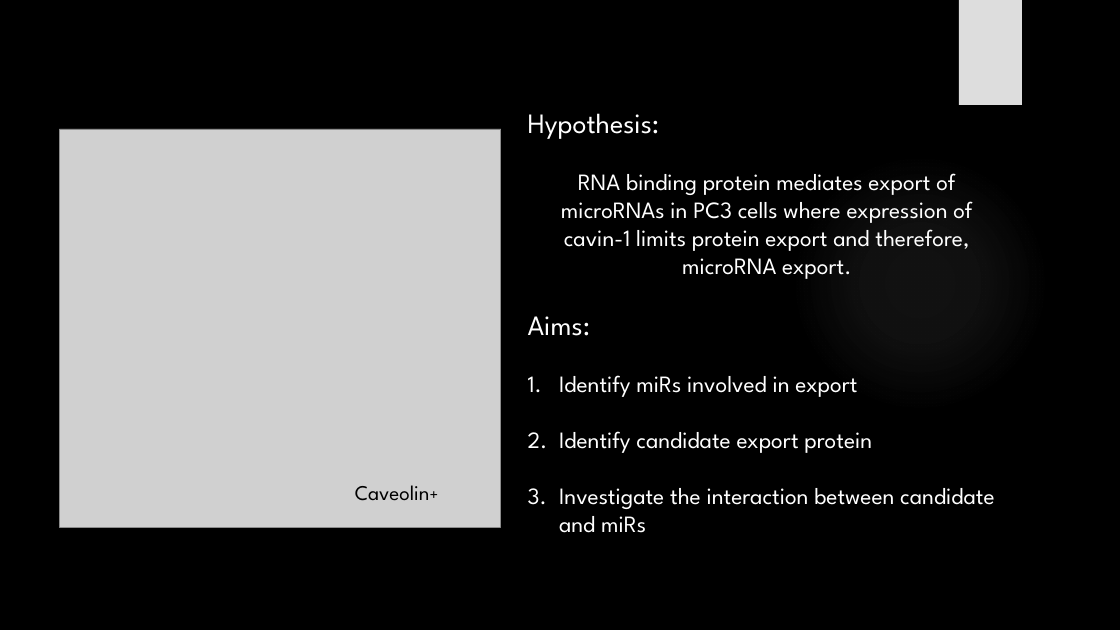
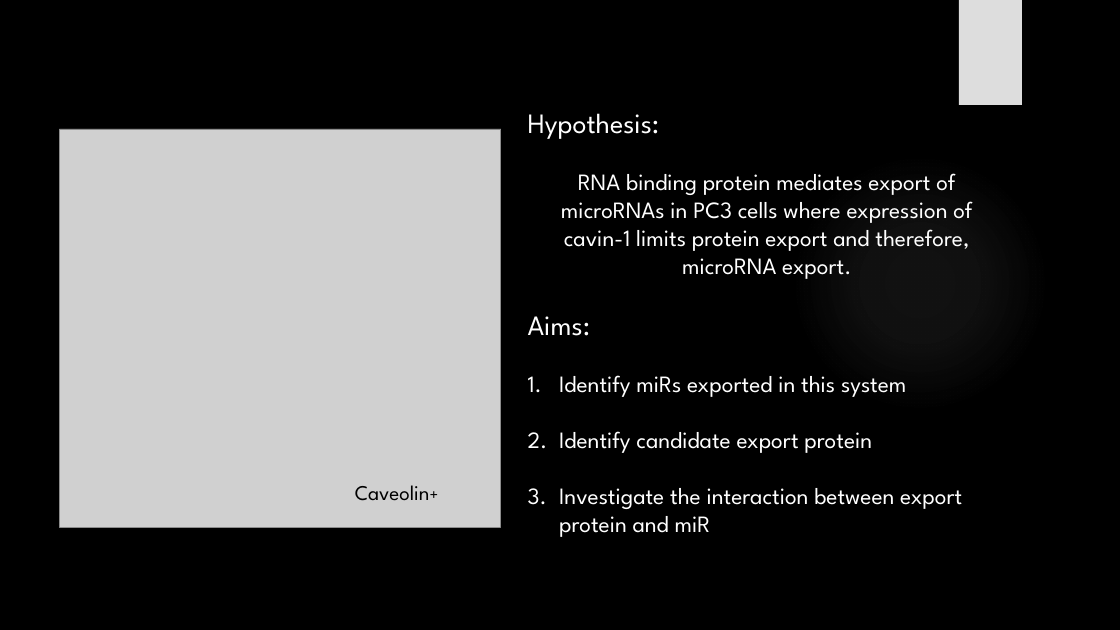
Before and after one commit to HarleyRobinson/Honours2, a slide deck: slide 8 of BackgroundInfo/CollCompBiol.pptx. Drawn at 1120x630 pixels with LibreOffice and Linux fonts; fonts in the diff are those of the drawing; grey boxes stand for pictures; background and template pictures are left out. Boxes give left, top, right and bottom in pixels: in the first picture for what was removed or moved away, otherwise in the second. Text is boxed around its words. In the diff, an @@ line names an element or a change of style, - is before the commit and + after.

```diff
--- a/BackgroundInfo/CollCompBiol.pptx
+++ b/BackgroundInfo/CollCompBiol.pptx
@@ text at box(559, 375, 906, 397): text changed @@
-1. Identify miRs involved in export
+1. Identify miRs exported in this system
@@ text at box(559, 488, 962, 537): text changed @@
-3. Investigate the interaction between candidate and miRs
+3. Investigate the interaction between export protein and miR
```
Also in this commit, not shown: 13 other slides changed, 2 slides added, 2 slides removed, 15 other files.
